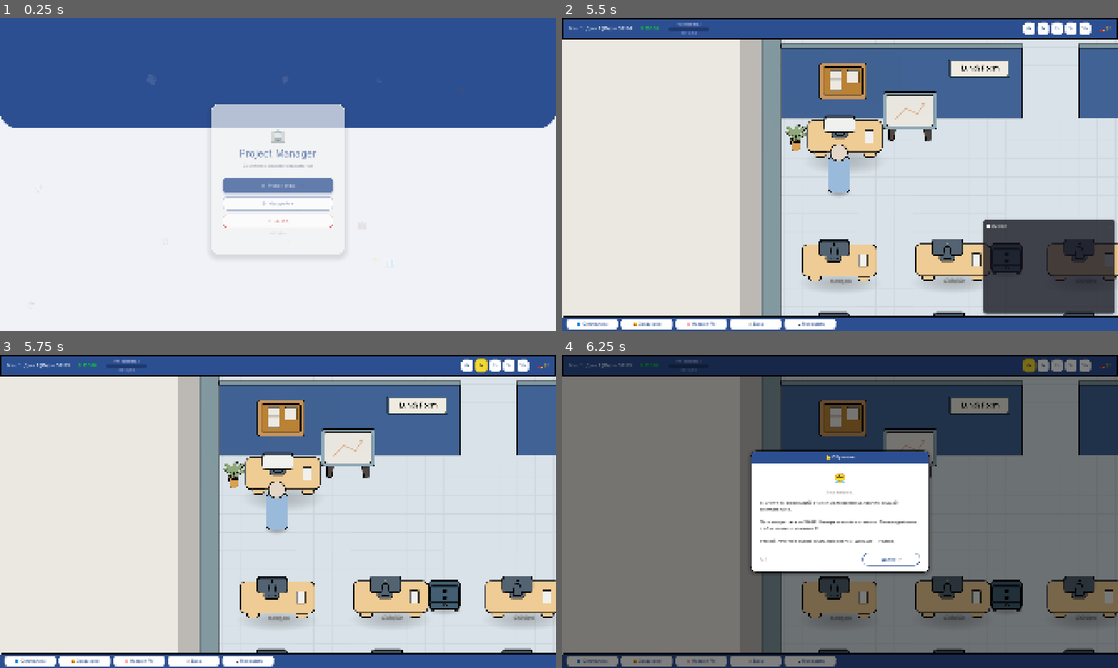
Above: before the commit, frames 1-4 (two rows, left to right).
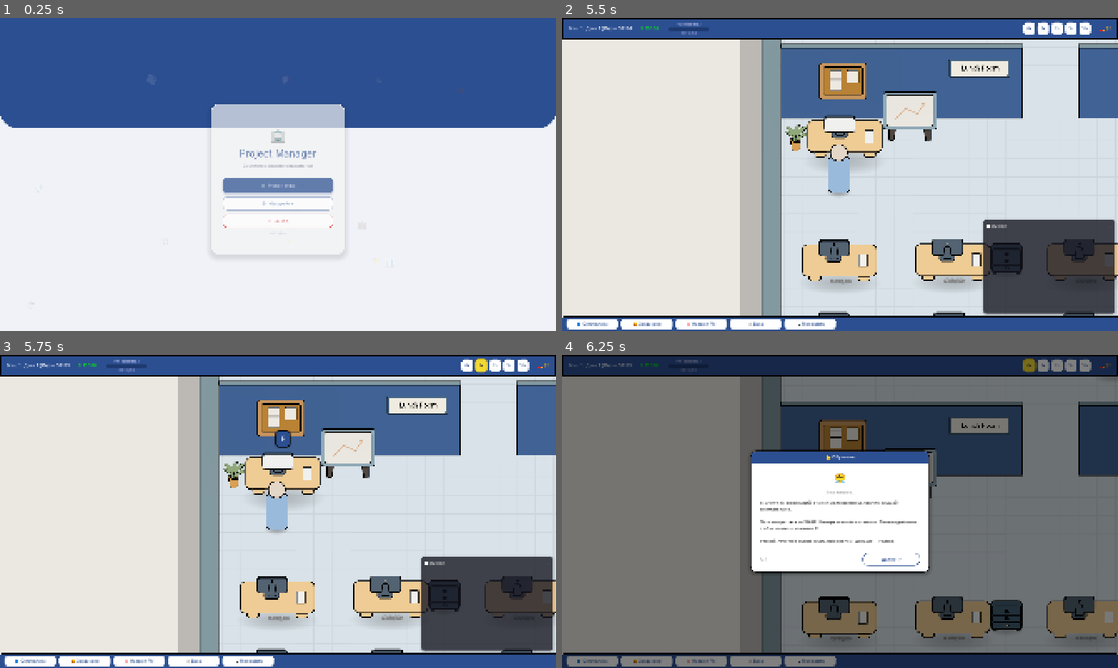
Above: after the commit, the same moments.

Repository: Esca69/project-manager-sim
Game: Godot game, scene res://Scenes/main_menu.tscn
Same seed, same stepped clock (60 frames per second), same inputs: the game is played once before the commit and once after it. Sound files missing from this copy of the repository are replaced by a short silence.
Inputs (mouse positions are in pixels of both pictures, inside the frame that each line leads up to):
- Up to frame 1 (0.25 s): no input
- Up to frame 2 (5.5 s): click "🆕 Новая игра" at 0.5 s; click "🆕 Новая игра" at 1.25 s; click "⚙ Настройки" at 2 s; tap Enter at 2.75 s; move the mouse to (962, 158) at 2.77 s; hold Right (ui_right) 2.78-3.53 s; tap E (interact) at 2.85 s; click (962, 158) at 2.92 s; move the mouse to (728, 190) at 3.52 s; hold Down (ui_down) 3.53-4.28 s; tap Q (motivate) at 3.6 s; move the mouse to (895, 105) at 4.27 s; hold Right (ui_right) 4.28-5 s; tap R (no_toilet) at 4.35 s; click "Начать" at 5 s
- Up to frame 3 (5.75 s): no input
- Up to frame 4 (6.25 s): move the mouse to (812, 574) at 5.77 s; hold Up (ui_up) from 5.78 s (still down); tap 4 (speed_10x) at 5.85 s; click (812, 574) at 5.92 s

Frames 1-2 are identical in both runs. In frame 3, 6.9% of the frame differs, in the area x 49-100%, y 24-95%; in frame 4, 15%, in the area x 39-100%, y 8-96%.
Error before the commit: Parse Error: Constant "COLOR_BG" has the same name as a previously declared constant. (res://Scripts/my_life_panel.gd:230)

Commit message:
Fix code review issues: remove duplicate COLOR_BG, replace hardcoded strings with translation keys
Co-authored-by: Esca69 <259692183+Esca69@users.noreply.github.com>

Diff:
--- a/Localization/translations.csv
+++ b/Localization/translations.csv
@@ -899,3 +899,5 @@
 TAB_NEGOTIATIONS,🤝 Переговоры,🤝 Negotiations
 BOTTOMBAR_MY_LIFE,🏎️ Моя жизнь,🏎️ My Life
 MY_LIFE_BALANCE_LABEL,💰 $%d,💰 $%d
+NEGO_SECTION_SALARY,💰 Повышение ЗП,💰 Salary Raises
+NEGO_SECTION_PARTNERSHIP,🤝 Партнёрство,🤝 Partnership
--- a/Scripts/my_life_panel.gd
+++ b/Scripts/my_life_panel.gd
@@ -44,7 +44,6 @@
 	overlay.set_anchors_preset(Control.PRESET_FULL_RECT)
 	overlay.color = Color(0, 0, 0, 0.35)
 	overlay.mouse_filter = Control.MOUSE_FILTER_STOP
-	overlay.pressed = null
 	add_child(overlay)
 	overlay.gui_input.connect(func(event):
 		if event is InputEventMouseButton and event.pressed and event.button_index == MOUSE_BUTTON_LEFT:
@@ -226,8 +225,6 @@
 	style.border_color = COLOR_BORDER
 	card.add_theme_stylebox_override("panel", style)
 	return card
-
-const COLOR_BG = Color(0.96, 0.97, 1.0, 1)
 
 func _get_card_inner(card: PanelContainer) -> VBoxContainer:
 	var m = MarginContainer.new()
--- a/Scripts/project_selection_ui.gd
+++ b/Scripts/project_selection_ui.gd
@@ -563,7 +563,7 @@
 	_nego_container.add_child(trust_lbl)
 
 	# === ЗАГОЛОВОК: Повышение ЗП ===
-	var salary_header = _make_section_header("💰 " + tr("NEGO_RAISE_5").replace("+5% к ЗП", "") + "Повышение ЗП" if TranslationServer.get_locale().begins_with("ru") else "💰 Salary Raises")
+	var salary_header = _make_section_header(tr("NEGO_SECTION_SALARY"))
 	_nego_container.add_child(salary_header)
 
 	# Карточки повышения ЗП
@@ -587,7 +587,7 @@
 		_nego_container.add_child(card)
 
 	# === ЗАГОЛОВОК: Партнёрство ===
-	var partner_section = _make_section_header("🤝 " + ("Партнёрство" if TranslationServer.get_locale().begins_with("ru") else "Partnership"))
+	var partner_section = _make_section_header(tr("NEGO_SECTION_PARTNERSHIP"))
 	_nego_container.add_child(partner_section)
 
 	# Карточки партнёрства
